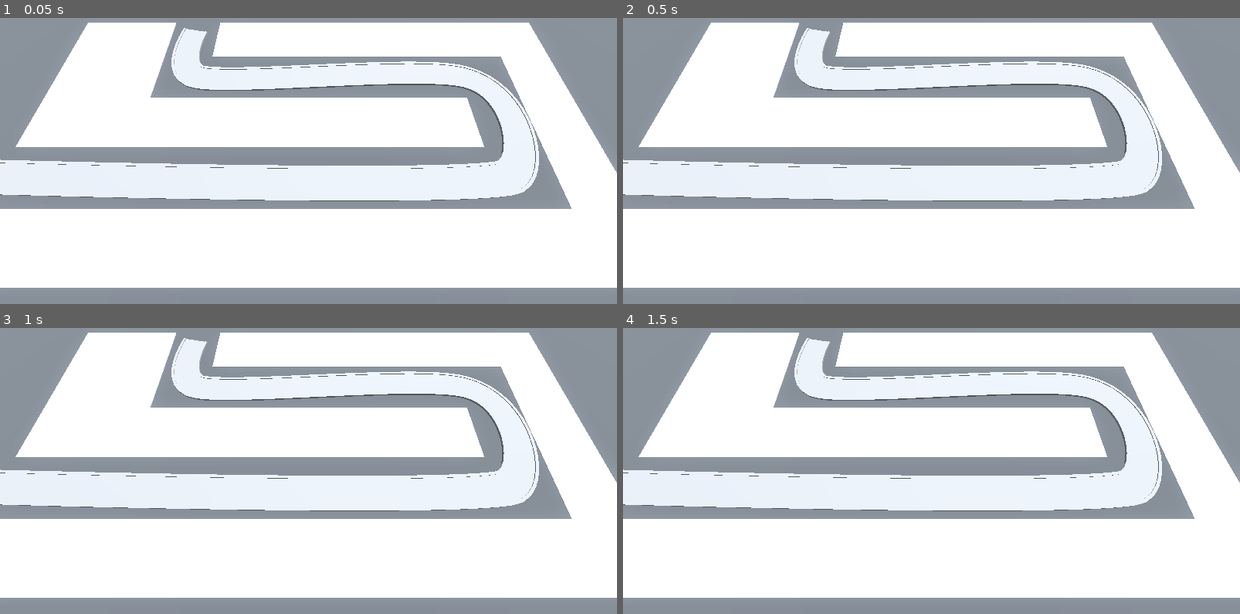
Above: before the commit, frames 1-4 (two rows, left to right).
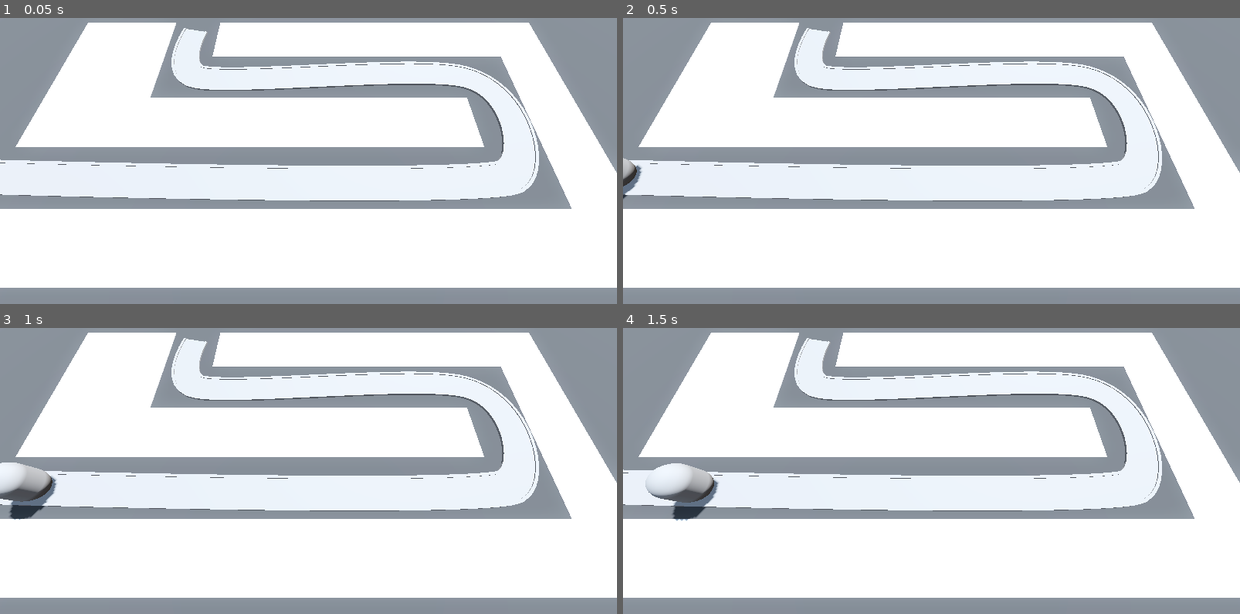
Above: after the commit, the same moments.

Repository: DapperMongoose/BarbarianBlaster
Game: Godot game, scene res://BaseLevel.tscn
Same seed, same stepped clock (60 frames per second), same inputs: the game is played once before the commit and once after it. Before the commit the project has no main scene; this scene is started directly in both runs.
Inputs:
- Up to frame 1 (0.05 s): no input
- Up to frame 2 (0.5 s): no input
- Up to frame 3 (1 s): no input
- Up to frame 4 (1.5 s): no input

Frame 1 is identical in both runs. In frame 2, 0.3% of the frame differs, in the area x 0-4%, y 48-64%; in frame 3, 1.2%; in frame 4, 1.2%, in the area x 3-16%, y 47-68%.

Commit message:
completed PathFollow3D Enemies lesson

Diff:
--- a/BaseLevel.tscn
+++ b/BaseLevel.tscn
@@ -1,6 +1,7 @@
-[gd_scene load_steps=7 format=3 uid="uid://b1kw5c8m32opa"]
+[gd_scene load_steps=8 format=3 uid="uid://b1kw5c8m32opa"]
 
 [ext_resource type="MeshLibrary" uid="uid://mdme5odraldw" path="res://MeshLibraries/SpaceLibrary.tres" id="1_a3dda"]
+[ext_resource type="PackedScene" uid="uid://m0oy5ndobo68" path="res://Enemy/enemy.tscn" id="2_8v4dp"]
 
 [sub_resource type="ProceduralSkyMaterial" id="ProceduralSkyMaterial_8daac"]
 sky_horizon_color = Color(0.64625, 0.65575, 0.67075, 1)
@@ -91,3 +92,6 @@
 path_continuous_u = true
 path_u_distance = 1.0
 path_joined = false
+
+[node name="Enemy" parent="Path3D" instance=ExtResource("2_8v4dp")]
+transform = Transform3D(-4.37111e-08, 0, -0.999993, 0, 1, 0, 0.999993, 0, -4.37111e-08, -22, 0, 6)
--- /dev/null
+++ b/Enemy/enemy.gd
@@ -0,0 +1,7 @@
+extends PathFollow3D
+
+@export var speed: float = 5
+
+# Called every frame. 'delta' is the elapsed time since the previous frame.
+func _process(delta: float) -> void:
+	progress += (delta * speed)
--- /dev/null
+++ b/Enemy/enemy.tscn
@@ -0,0 +1,15 @@
+[gd_scene load_steps=3 format=3 uid="uid://m0oy5ndobo68"]
+
+[ext_resource type="Script" path="res://Enemy/enemy.gd" id="1_icam3"]
+
+[sub_resource type="CapsuleMesh" id="CapsuleMesh_a580c"]
+radius = 1.0
+height = 3.0
+
+[node name="Enemy" type="PathFollow3D"]
+loop = false
+script = ExtResource("1_icam3")
+
+[node name="MeshInstance3D" type="MeshInstance3D" parent="."]
+transform = Transform3D(1, 0, 0, 0, 1, 0, 0, 0, 1, 0, 1.5, 0)
+mesh = SubResource("CapsuleMesh_a580c")
--- a/project.godot
+++ b/project.godot
@@ -11,5 +11,6 @@
 [application]
 
 config/name="BarbarianBlaster"
+run/main_scene="res://BaseLevel.tscn"
 config/features=PackedStringArray("4.2", "Forward Plus")
 config/icon="res://icon.svg"
Not shown: 4 places in MeshLibraries/SpaceLibrary.tres that only renumber resources
